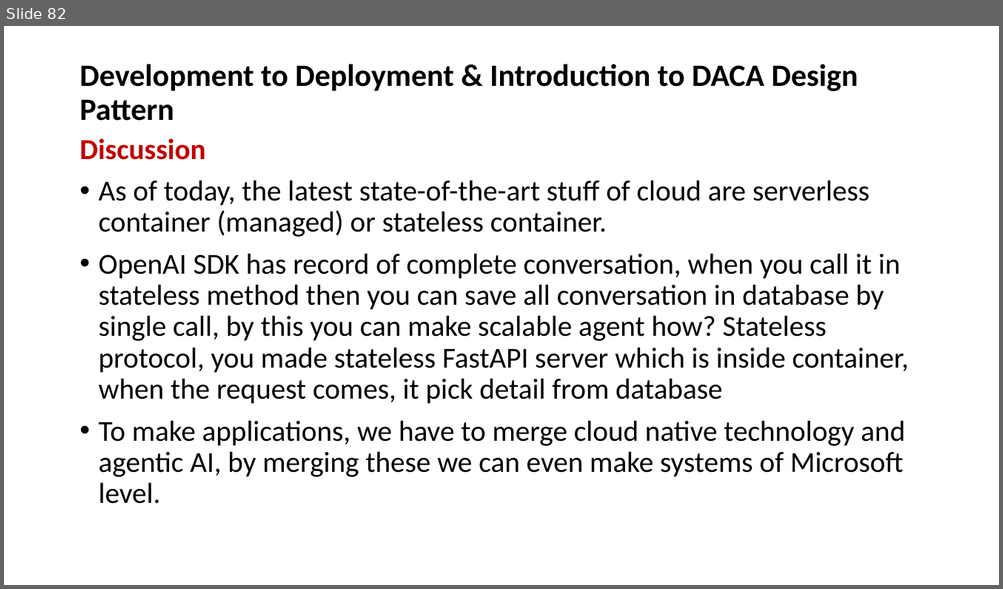
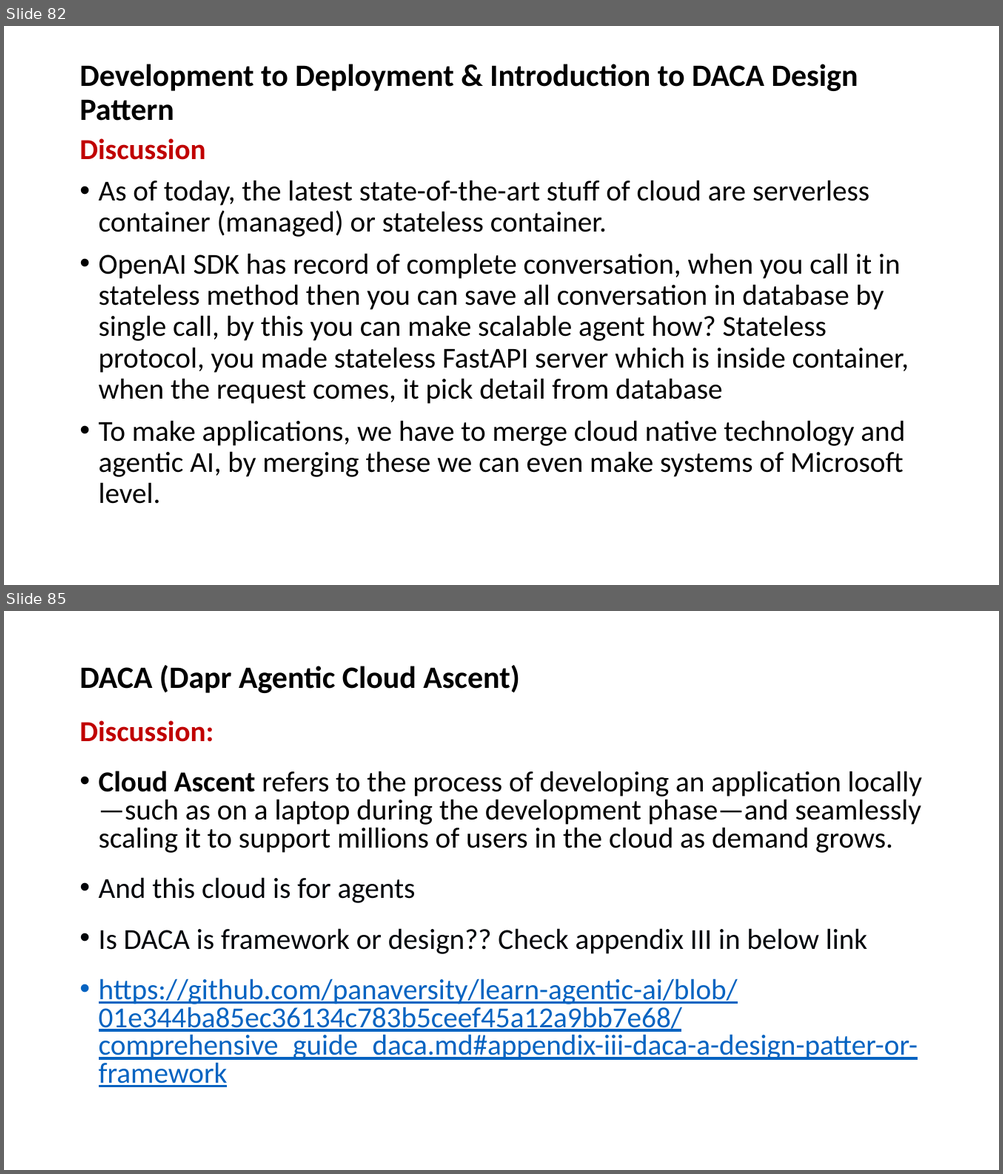
Before and after one commit to OsamabinAdnan/openaisdk_PanaversityYT, a slide deck: Class07_AI Agents_Development_Deployment_&_IntroductiontoDACADesignPattern/OpenAI Agents SDK - Open Source.pptx. Shown one above the other, each under a label of ours: slide 82 before the commit, slides 82 and 85 after it; the slides between them are not shown. The pictures are 1003x589 and 1003x1174 pixels, drawn with LibreOffice and Linux fonts; fonts in the diff are those of the drawing. Boxes give left, top, right and bottom in pixels: in the first picture for what was removed or moved away, otherwise in the second. Text is boxed around its words. In the diff, an @@ line names an element or a change of style, - is before the commit and + after.

```diff
--- a/Class07_AI Agents_Development_Deployment_&_IntroductiontoDACADesignPattern/OpenAI Agents SDK - Open Source.pptx
+++ b/Class07_AI Agents_Development_Deployment_&_IntroductiontoDACADesignPattern/OpenAI Agents SDK - Open Source.pptx
@@ slide 85 added at box(4, 611, 999, 1170), background #FFFFFF @@
@@ title added at box(79, 665, 519, 693), 30 pt, text #000000, bold @@
+DACA (Dapr Agentic Cloud Ascent)
@@ text added at box(79, 721, 922, 1088), 28 pt, text #000000 @@
+Discussion:
+• Cloud Ascent refers to the process of developing an application locally—such as on a laptop during the development phase—and seamlessly scaling it to support millions of users in the cloud as demand grows.
+• And this cloud is for agents
+• Is DACA is framework or design?? Check appendix III in below link
+• https://github.com/panaversity/learn-agentic-ai/blob/01e344ba85ec36134c783b5ceef45a12a9bb7e68/comprehensive_guide_daca.md#appendix-iii-daca-a-design-patter-or-framework
```
Also in this commit, not shown: 1 slide changed, 4 other slides added, 1 other file.
